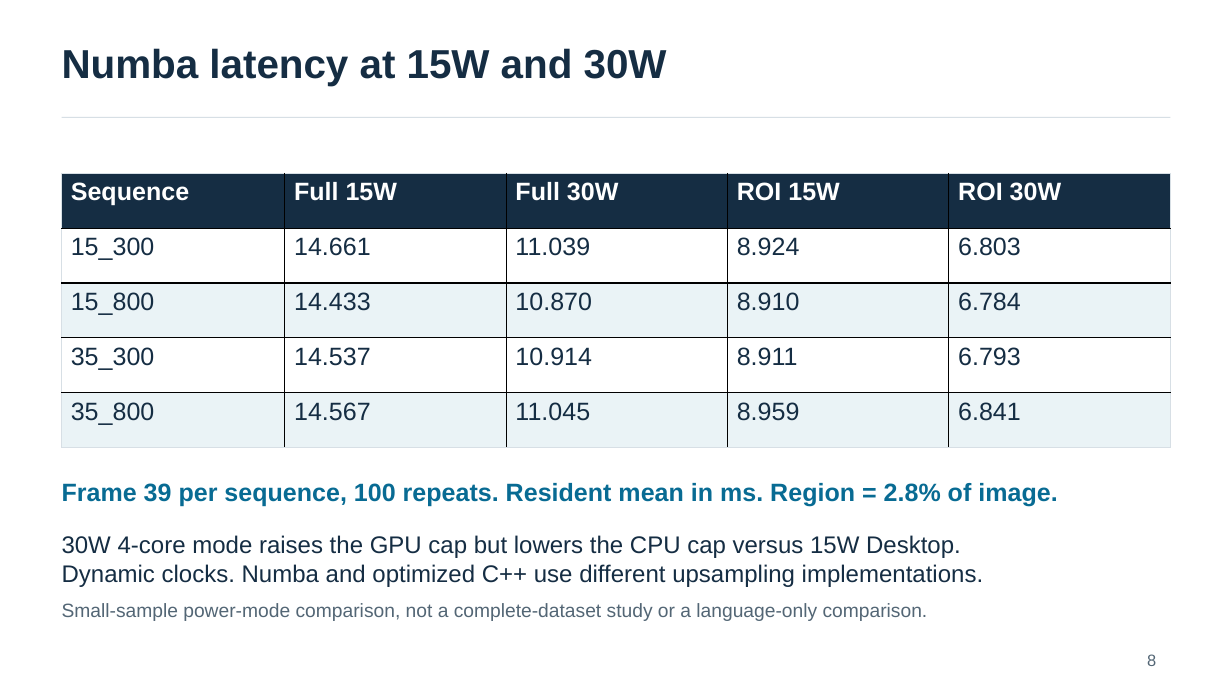
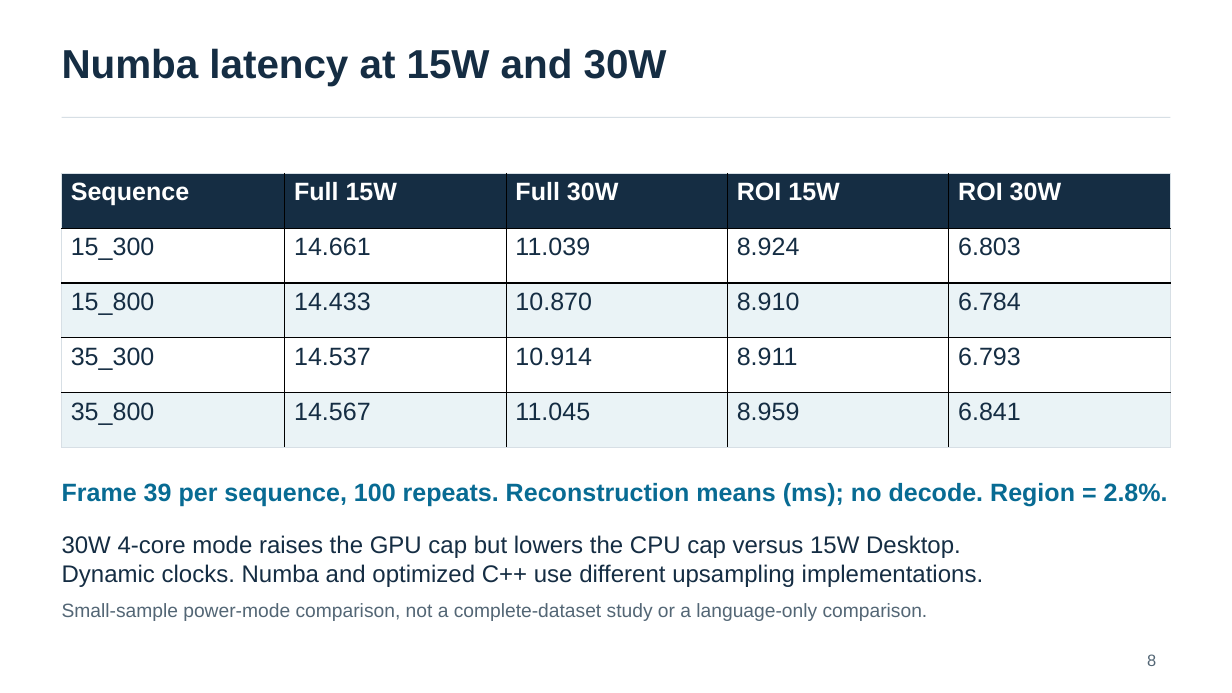
Before and after one commit to yingtian991221/stereo-eye-reconstruction, a slide deck: slide 8 of presentations/weekly_20261029/weekly_20261029_english_30w.pptx. Drawn at 1232x693 pixels with LibreOffice and Linux fonts; fonts in the diff are those of the drawing. Boxes give left, top, right and bottom in pixels: in the first picture for what was removed or moved away, otherwise in the second. Text is boxed around its words. In the diff, an @@ line names an element or a change of style, - is before the commit and + after.

Commit message:
Apply fixed 2 ms decoding budget across FOV levels and record map decode tests

```diff
--- a/presentations/weekly_20261029/weekly_20261029_english_30w.pptx
+++ b/presentations/weekly_20261029/weekly_20261029_english_30w.pptx
@@ text at (x1=62, y1=483, x2=1168, y2=507): text changed @@
-Frame 39 per sequence, 100 repeats. Resident mean in ms. Region = 2.8% of image.
+Frame 39 per sequence, 100 repeats. Reconstruction means (ms); no decode. Region = 2.8%.
```
Also in this commit, not shown: 3 other slides changed, 23 other files.
